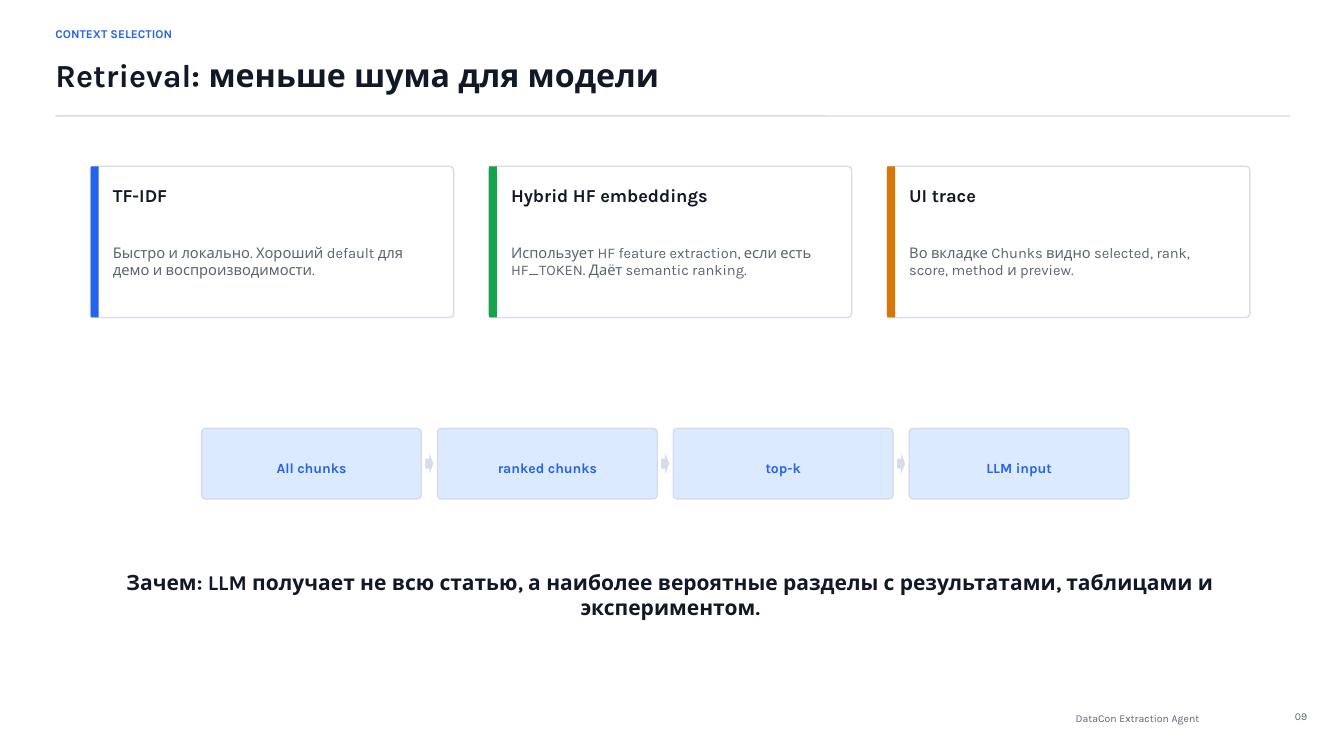
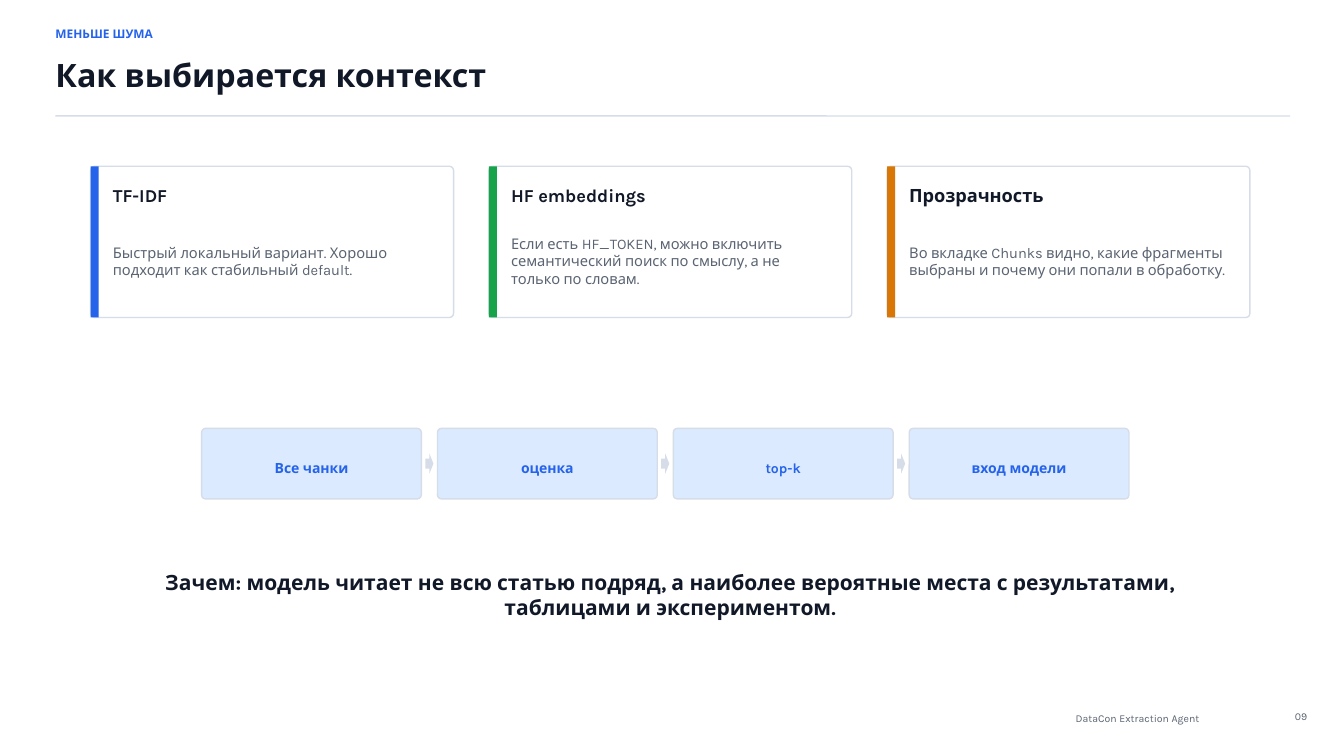
Before and after one commit to Aillight/DATACON-Million-miles-of-SMILES, a slide deck: slide 9 of presentation/DataCon_Extraction_Agent_Presentation.pptx. Drawn at 1344x756 pixels with LibreOffice and Linux fonts; fonts in the diff are those of the drawing. Boxes give left, top, right and bottom in pixels: in the first picture for what was removed or moved away, otherwise in the second. Text is boxed around its words. In the diff, an @@ line names an element or a change of style, - is before the commit and + after.

```diff
--- a/presentation/DataCon_Extraction_Agent_Presentation.pptx
+++ b/presentation/DataCon_Extraction_Agent_Presentation.pptx
@@ text at bbox=[55, 29, 153, 38]: text changed @@
-CONTEXT SELECTION
+МЕНЬШЕ ШУМА
@@ text at bbox=[55, 62, 487, 95]: text changed @@
-Retrieval: меньше шума для модели
+Как выбирается контекст
@@ text at bbox=[511, 189, 645, 207]: text changed @@
-Hybrid HF embeddings
+HF embeddings
@@ text at bbox=[909, 189, 1043, 207]: text changed @@
-UI trace
+Прозрачность
@@ text at bbox=[511, 238, 782, 284]: text changed @@
-Использует HF feature extraction, если есть HF_TOKEN. Даёт semantic ranking.
+Если есть HF_TOKEN, можно включить семантический поиск по смыслу, а не только по словам.
@@ text at bbox=[113, 247, 387, 278]: text changed @@
-Быстро и локально. Хороший default для демо и воспроизводимости.
+Быстрый локальный вариант. Хорошо подходит как стабильный default.
@@ text at bbox=[909, 247, 1223, 279]: text changed @@
-Во вкладке Chunks видно selected, rank, score, method и preview.
+Во вкладке Chunks видно, какие фрагменты выбраны и почему они попали в обработку.
@@ text at bbox=[275, 463, 348, 473]: text changed @@
-All chunks
+Все чанки
@@ text at bbox=[521, 465, 574, 476]: text changed @@
-ranked chunks
+оценка
@@ text at bbox=[972, 465, 1067, 476]: text changed @@
-LLM input
+вход модели
@@ text at bbox=[165, 574, 1169, 620]: text changed @@
-Зачем: LLM получает не всю статью, а наиболее вероятные разделы с результатами, таблицами и экспериментом.
+Зачем: модель читает не всю статью подряд, а наиболее вероятные места с результатами, таблицами и экспериментом.
```
Also in this commit, not shown: 19 other slides changed, 1 other file.
